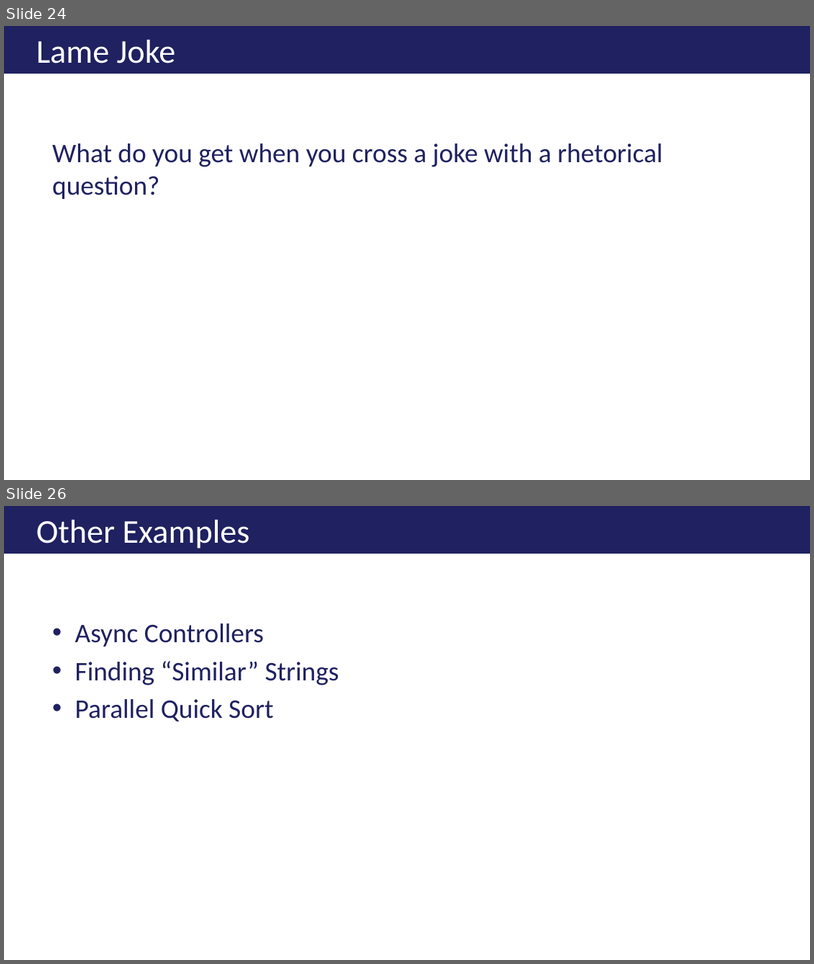
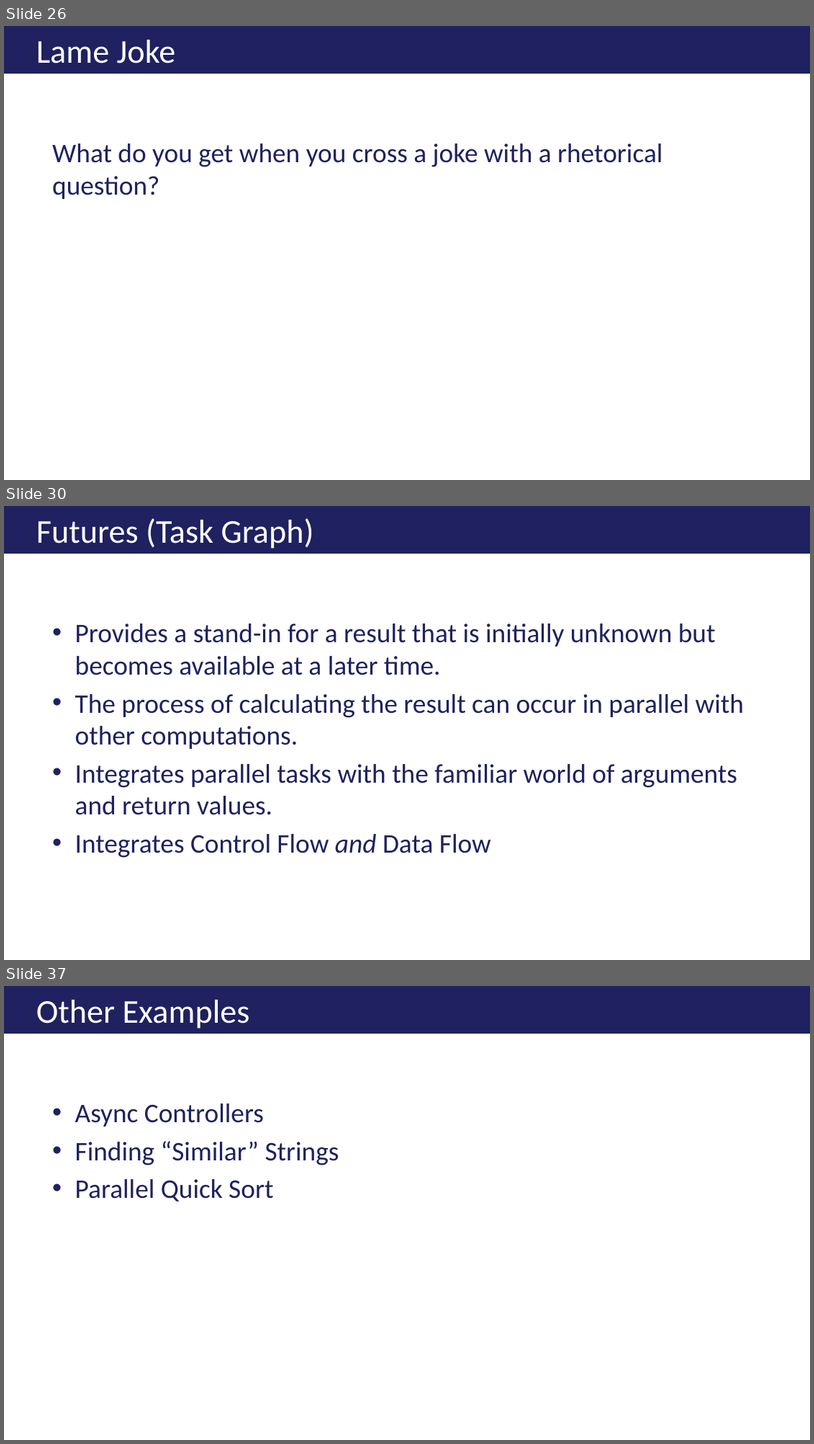
Before and after one commit to ericburcham/THasyINKnc, a slide deck: Presentation/THasINKync.pptx. Shown one above the other, each under a label of ours: slides 24 and 26 before the commit, slides 26, 30 and 37 after it; the slides between them are not shown. The pictures are 814x964 and 814x1444 pixels, drawn with LibreOffice and Linux fonts; fonts in the diff are those of the drawing; background and template pictures are left out. Boxes give left, top, right and bottom in pixels: in the first picture for what was removed or moved away, otherwise in the second. Text is boxed around its words. In the diff, an @@ line names an element or a change of style, - is before the commit and + after.

Commit message:
Updated presentation and made hello world example more interesting.

```diff
--- a/Presentation/THasINKync.pptx
+++ b/Presentation/THasINKync.pptx
@@ slide 30 added at (4, 506, 810, 960), background #FFFFFF @@
@@ title added at (4, 506, 810, 554), fill #1F2160, 29.7 pt, text #FFFFFF @@
+Futures (Task Graph)
@@ text added at (75, 623, 744, 857), 24 pt, text #1F2160 @@
+• Provides a stand-in for a result that is initially unknown but becomes available at a later time.
+• The process of calculating the result can occur in parallel with other computations.
+• Integrates parallel tasks with the familiar world of arguments and return values.
+• Integrates Control Flow and Data Flow
@@ what was slide 24 is now slide 26 @@
@@ what was slide 26 is now slide 37 @@
```
Also in this commit, not shown: 4 slides changed, 10 other slides added, 1 other file.
